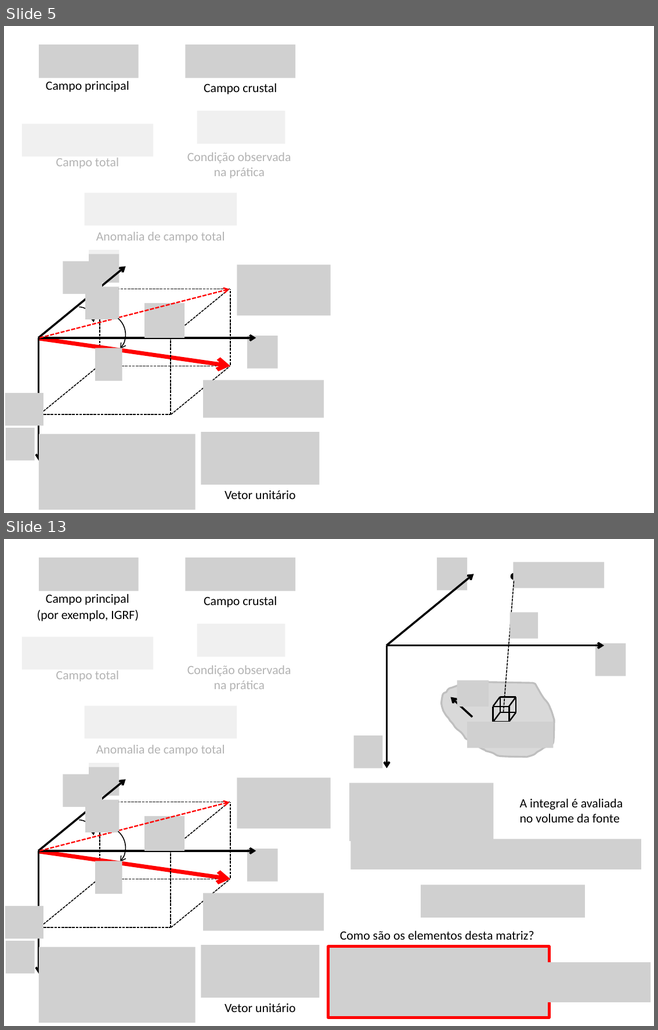
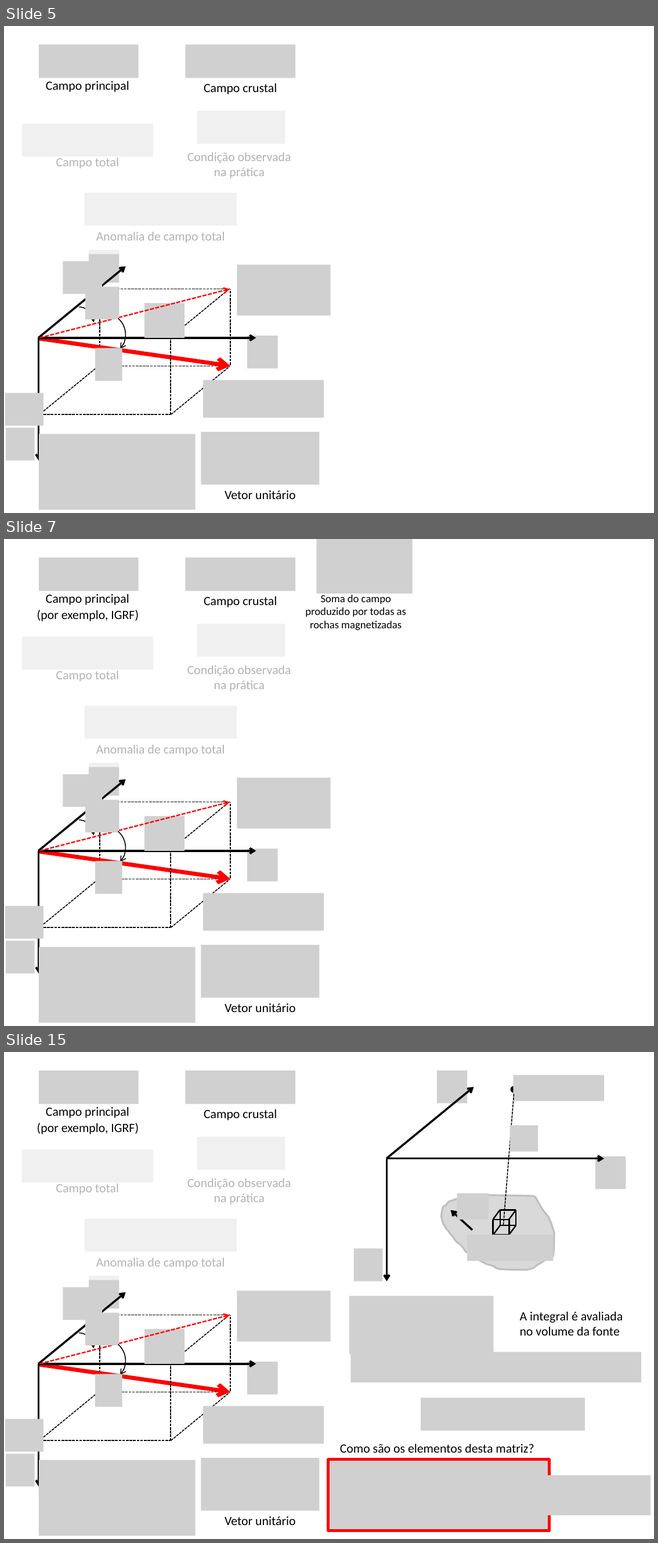
Before and after one commit to pinga-lab/CE-VII-SimBGf-2016, a slide deck: slides/4b_anomalia_campo_total.pptx. Shown one above the other, each under a label of ours: slides 5 and 13 before the commit, slides 5, 7 and 15 after it; the slides between them are not shown. The pictures are 658x1030 and 658x1543 pixels, drawn with LibreOffice and Linux fonts; fonts in the diff are those of the drawing; grey boxes stand for pictures. Boxes give left, top, right and bottom in pixels: in the first picture for what was removed or moved away, otherwise in the second. Text is boxed around its words. In the diff, an @@ line names an element or a change of style, - is before the commit and + after.

Commit message:
generaliza o campo crustal pra varias fontes

```diff
--- a/slides/4b_anomalia_campo_total.pptx
+++ b/slides/4b_anomalia_campo_total.pptx
@@ slide 7 added at (x1=4, y1=539, x2=654, y2=1026), background #FFFFFF @@
@@ picture added at (x1=317, y1=539, x2=412, y2=594) @@
@@ picture added at (x1=39, y1=558, x2=139, y2=592) @@
@@ picture added at (x1=185, y1=558, x2=295, y2=592) @@
@@ text added at (x1=46, y1=594, x2=129, y2=605), 14 pt, text #000000 @@
+Campo principal
@@ text added at (x1=204, y1=596, x2=277, y2=607), 14 pt, text #000000 @@
+Campo crustal
@@ text added at (x1=305, y1=593, x2=406, y2=631), 12 pt, text #000000 @@
+Soma do campo produzido por todas as rochas magnetizadas
@@ rectangle added at (x1=4, y1=624, x2=308, y2=767), fill #FFFFFF at 70% opacity @@
@@ text added at (x1=37, y1=610, x2=139, y2=621), 14 pt, text #000000 @@
+(por exemplo, IGRF)
@@ picture added at (x1=197, y1=624, x2=285, y2=657) @@
@@ picture added at (x1=22, y1=637, x2=154, y2=669) @@
@@ text added at (x1=56, y1=671, x2=119, y2=681), 14 pt, text #000000 @@
+Campo total
@@ text added at (x1=187, y1=665, x2=291, y2=691), 14 pt, text #000000 @@
+Condição observada
+na prática
@@ picture added at (x1=85, y1=706, x2=237, y2=739) @@
@@ text added at (x1=96, y1=745, x2=225, y2=755), 14 pt, text #000000 @@
+Anomalia de campo total
@@ group added at (x1=5, y1=763, x2=278, y2=973): 9 lines, 4 arrows, 3 pictures @@
@@ picture added at (x1=63, y1=774, x2=103, y2=806) @@
@@ picture added at (x1=237, y1=777, x2=330, y2=828) @@
@@ picture added at (x1=85, y1=799, x2=119, y2=832) @@
@@ arrow added from (40, 851) to (230, 802), #FF0000 1.5 pt dashed @@
@@ picture added at (x1=144, y1=816, x2=184, y2=852) @@
@@ arc (boxed as its full ellipse) added at (x1=63, y1=820, x2=94, y2=850), outline #000000 1 pt @@
@@ arc (boxed as its full ellipse) added at (x1=73, y1=817, x2=134, y2=879), outline #000000 1 pt @@
@@ picture added at (x1=95, y1=861, x2=122, y2=894) @@
@@ picture added at (x1=203, y1=893, x2=324, y2=931) @@
@@ picture added at (x1=5, y1=906, x2=43, y2=939) @@
@@ picture added at (x1=39, y1=947, x2=195, y2=1023) @@
@@ picture added at (x1=201, y1=945, x2=319, y2=998) @@
@@ text added at (x1=224, y1=1004, x2=295, y2=1012), 14 pt, text #000000 @@
+Vetor unitário
@@ what was slide 13 is now slide 15 @@
```
Also in this commit, not shown: 7 slides changed, 1 other slide added.
